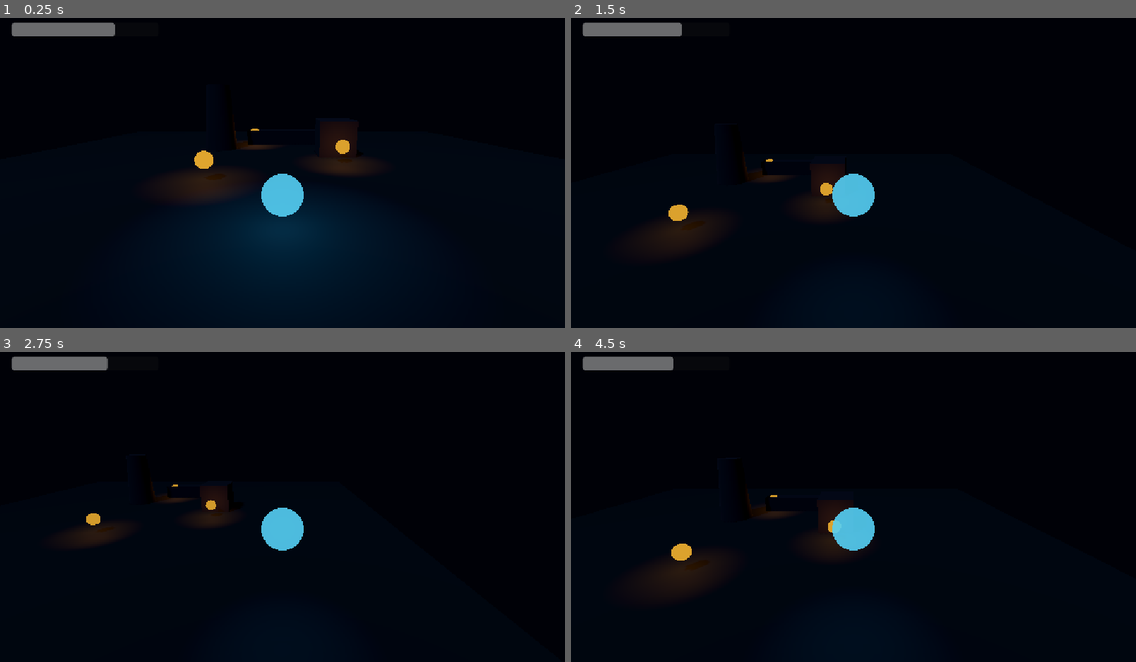
Above: before the commit, frames 1-4 (two rows, left to right).
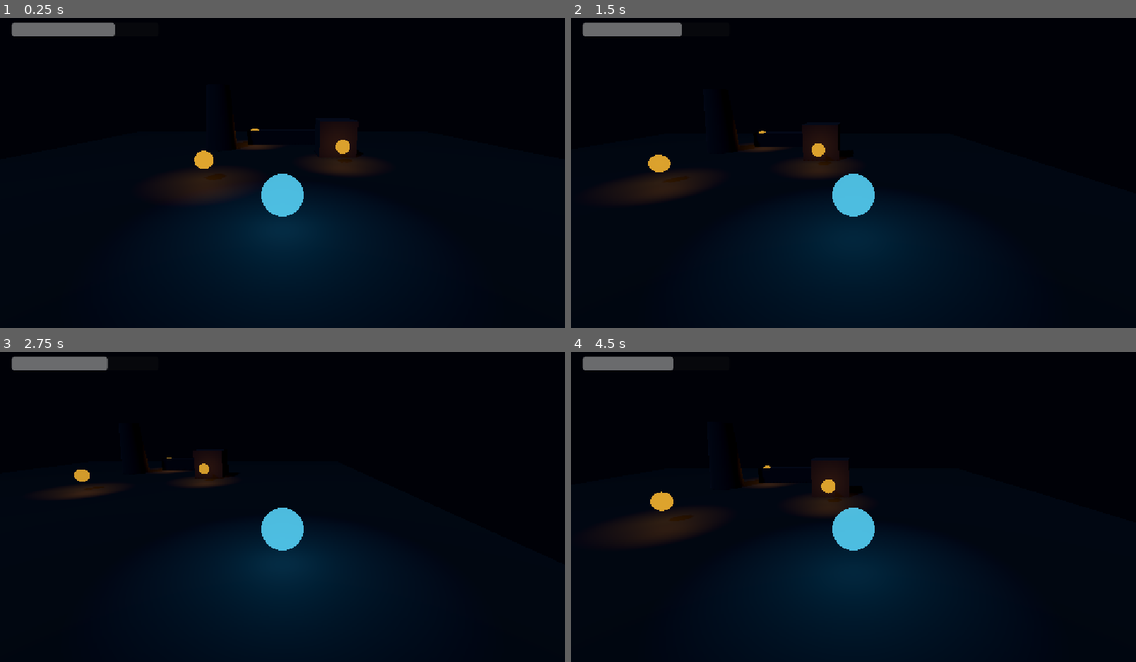
Above: after the commit, the same moments.

Repository: Snow-shino/GMTK2026
Game: Godot game, scene res://main.tscn
The game is run twice, just before and just after one commit, with the same random seed, the same clock (stepped at 60 frames per second) and the same inputs.
Inputs:
- Up to frame 1 (0.25 s): no input
- Up to frame 2 (1.5 s): tap Enter at 0.5 s; hold D (move_right) 0.53-1.28 s; tap Space (jump) at 0.6, 0.77, 1.07, 1.35 s; hold S (move_backward) from 1.28 s (still down)
- Up to frame 3 (2.75 s): tap Space (jump) at 1.52, 1.82, 2.1 s; release S (move_backward) at 2.03 s; hold D (move_right) from 2.03 s (still down)
- Up to frame 4 (4.5 s): release D (move_right) at 2.78 s; hold W (move_forward) 2.78-3.53 s; tap Space (jump) at 2.85, 3.02, 3.32, 3.6, 3.77, 4.07, 4.35 s; hold A (move_left) from 3.53 s (still down)

The runs differ from the first frame. In frame 2, 8.5% of the frame differs, in the area x 8-65%, y 35-83%; in frame 3, 7.7%; in frame 4, 8.7%.

Commit message:
Add responsive variable-height jump

Diff:
--- a/gmtk-26/scripts/wisp_player.gd
+++ b/gmtk-26/scripts/wisp_player.gd
@@ -9,14 +9,19 @@
 @export_range(0.1, 100.0, 0.1) var acceleration: float = 24.0
 @export_range(0.1, 100.0, 0.1) var deceleration: float = 30.0
 @export_range(0.1, 30.0, 0.1) var rotation_speed: float = 10.0
-@export_range(0.1, 30.0, 0.1) var jump_velocity: float = 7.0
+@export_range(0.1, 30.0, 0.1) var jump_velocity: float = 8.5
+
+@export_category("Air Movement")
+@export_range(0.1, 100.0, 0.1) var upward_gravity: float = 20.0
+@export_range(0.1, 100.0, 0.1) var downward_gravity: float = 32.0
+@export_range(0.0, 1.0, 0.05) var jump_cut_multiplier: float = 0.45
+@export_range(0.1, 100.0, 0.1) var air_acceleration: float = 22.0
+@export_range(0.0, 100.0, 0.1) var air_deceleration: float = 5.0
+@export_range(0.1, 30.0, 0.1) var max_air_speed: float = 6.5
 
 @onready var camera: Camera3D = %Camera3D
 @onready var visual: Node3D = %Visual
 @onready var life: Node = %LifeComponent
-
-var _gravity: float = ProjectSettings.get_setting("physics/3d/default_gravity", 9.8)
-
 
 func _ready() -> void:
 	add_to_group("player")
@@ -26,10 +31,15 @@
 
 
 func _physics_process(delta: float) -> void:
+	if is_on_floor() and Input.is_action_just_pressed("jump"):
+		velocity.y = jump_velocity
+
+	if Input.is_action_just_released("jump") and velocity.y > 0.0:
+		velocity.y *= jump_cut_multiplier
+
 	if not is_on_floor():
-		velocity.y -= _gravity * delta
-	elif Input.is_action_just_pressed("jump"):
-		velocity.y = jump_velocity
+		var gravity := upward_gravity if velocity.y > 0.0 else downward_gravity
+		velocity.y -= gravity * delta
 
 	var input_vector := Input.get_vector("move_left", "move_right", "move_forward", "move_backward")
 	var camera_forward := -camera.global_basis.z
@@ -40,8 +50,13 @@
 	camera_right = camera_right.normalized()
 	var move_direction := (camera_right * input_vector.x + camera_forward * -input_vector.y).normalized()
 
-	var target_velocity := move_direction * move_speed
-	var change_rate := acceleration if not move_direction.is_zero_approx() else deceleration
+	var target_speed := move_speed if is_on_floor() else max_air_speed
+	var target_velocity := move_direction * target_speed
+	var change_rate: float
+	if is_on_floor():
+		change_rate = acceleration if not move_direction.is_zero_approx() else deceleration
+	else:
+		change_rate = air_acceleration if not move_direction.is_zero_approx() else air_deceleration
 	velocity.x = move_toward(velocity.x, target_velocity.x, change_rate * delta)
 	velocity.z = move_toward(velocity.z, target_velocity.z, change_rate * delta)
 
